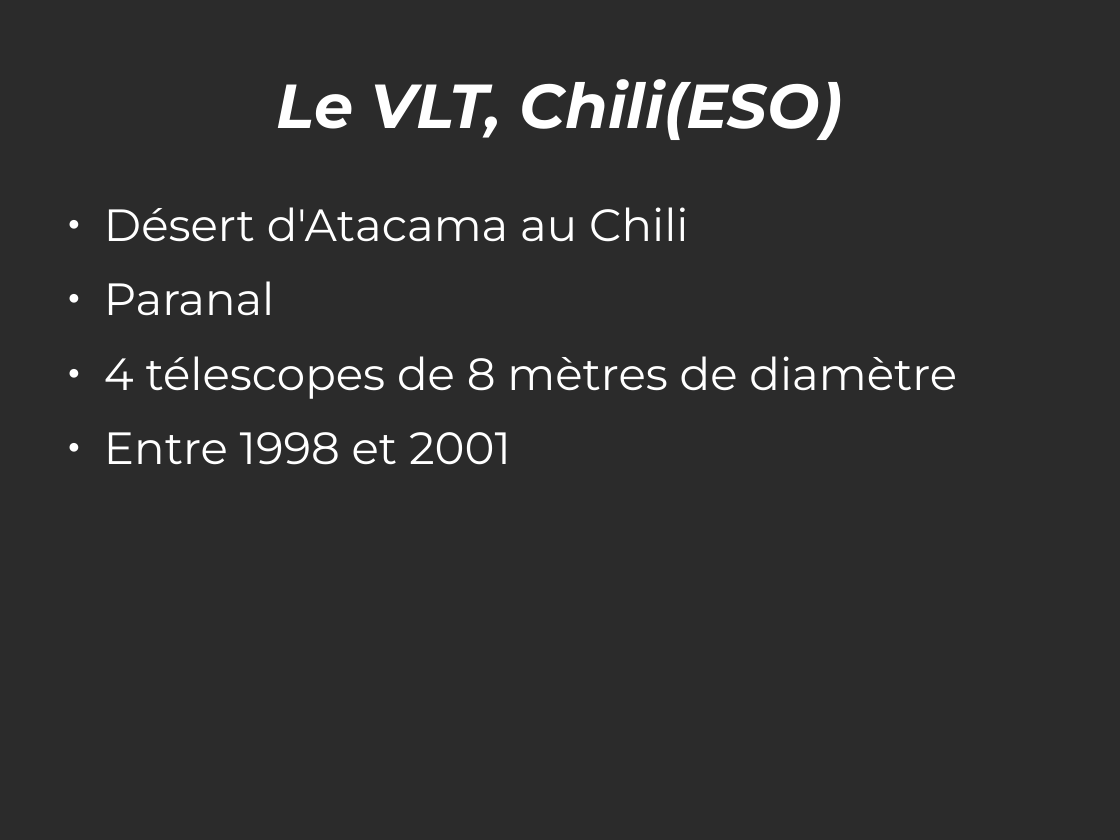
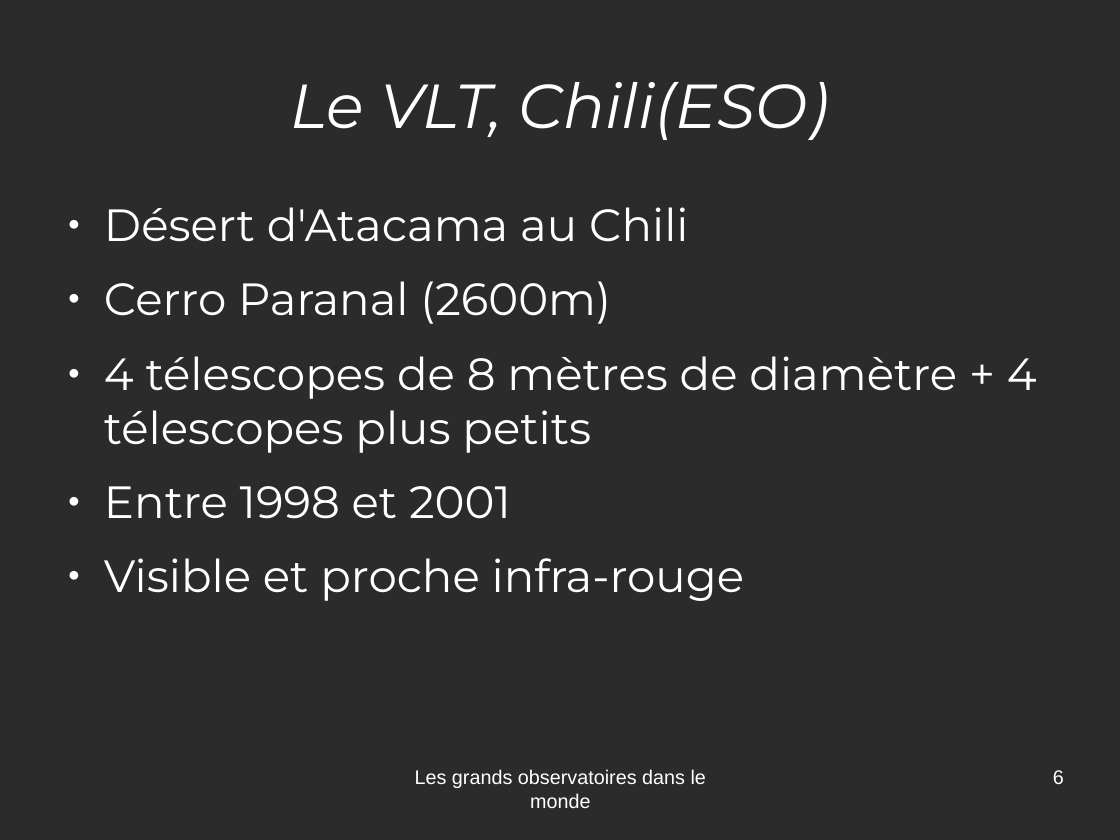
Before and after one commit to jcarnu/qf-astro, a slide deck: slide 6 of Ressources/Presentations/Observatoires.odp (slide 4 before the commit). Drawn at 1120x840 pixels with LibreOffice and Linux fonts; fonts in the diff are those of the drawing; background and template pictures are left out; a plain dark background stands for a picture behind light text. Boxes give left, top, right and bottom in pixels: in the first picture for what was removed or moved away, otherwise in the second. Text is boxed around its words. In the diff, an @@ line names an element or a change of style, - is before the commit and + after.

Commit message:
Ajout du tour des télescopes et de quelques images

```diff
--- a/Ressources/Presentations/Observatoires.odp
+++ b/Ressources/Presentations/Observatoires.odp
@@ title "Le VLT, Chili(ESO)" at [291,82,828,140]: bold off @@
@@ text at [104,281,1037,453]: text changed @@
-● Paranal
-● 4 télescopes de 8 mètres de diamètre
+● Cerro Paranal (2600m)
+● 4 télescopes de 8 mètres de diamètre + 4 télescopes plus petits
@@ text at [104,558,744,601]: paragraph added @@
+● Visible et proche infra-rouge
@@ text added at [415,769,706,808], 14 pt, text #FFFFFF @@
+Les grands observatoires dans le monde
@@ page number added at [1053,770,1064,784], 14 pt, text #FFFFFF @@
+6
```
Also in this commit, not shown: 16 other slides changed, 4 slides added, 1 slide removed, 8 other files.
